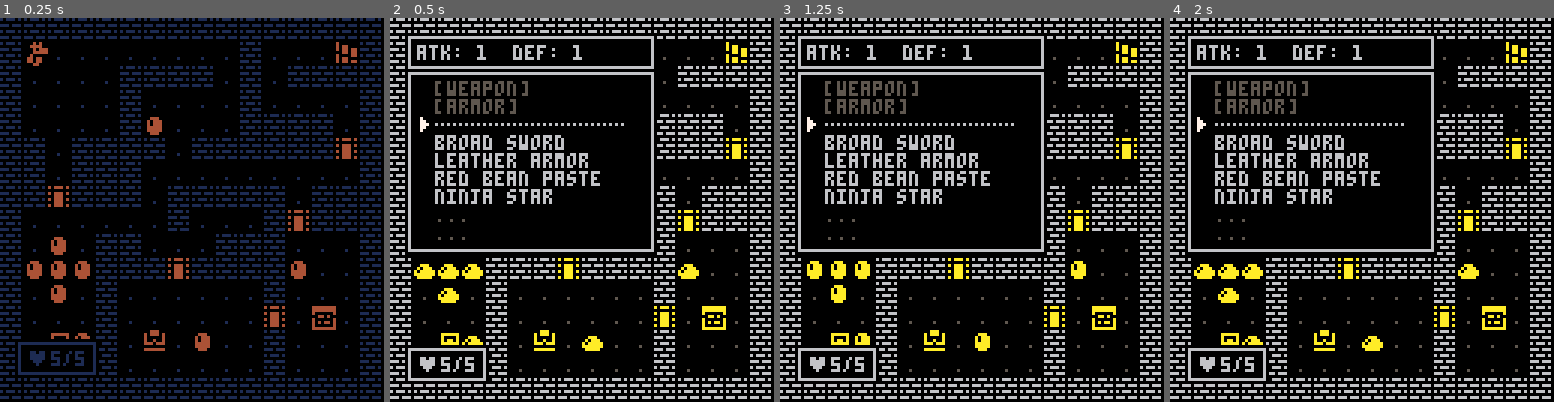
Above: before the commit, frames 1-4 (left to right).
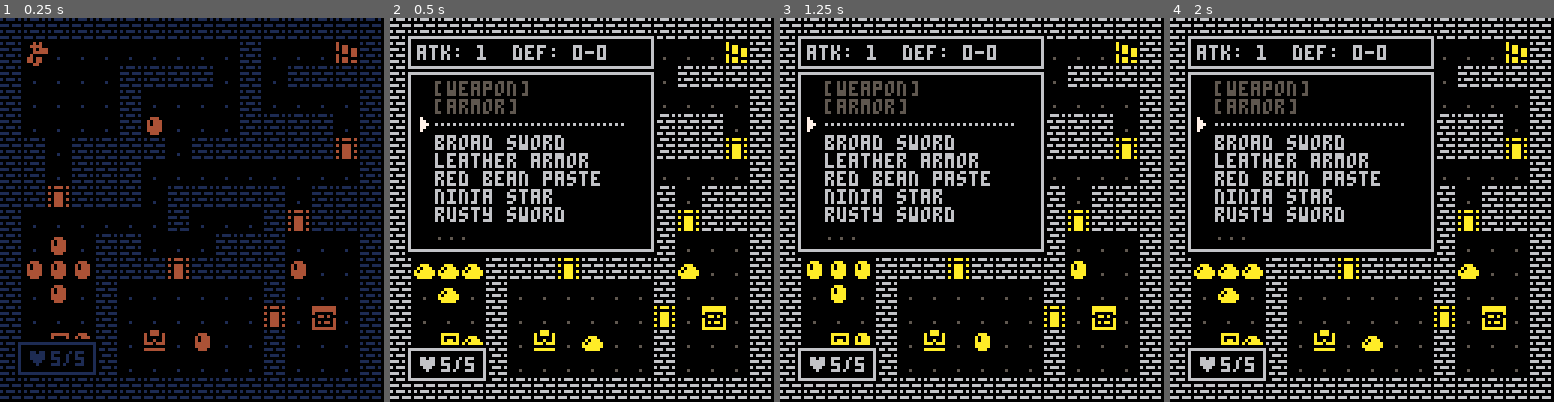
Above: after the commit, the same moments.

Repository: Qowface/pico8-carts
Game: PICO-8 cartridge roguelike.p8
Same seed, same stepped clock (60 frames per second), same inputs: the game is played once before the commit and once after it.
Inputs:
- Up to frame 1 (0.25 s): no input
- Up to frame 2 (0.5 s): tap X (X key) at 0.33 s
- Up to frame 3 (1.25 s): tap O (Z key) at 0.7 s; tap X (X key) at 1.07 s
- Up to frame 4 (2 s): hold Right from 1.6 s (still down); tap O (Z key) at 1.7 s; tap X (X key) at 1.85 s

Frame 1 is identical in both runs. In frame 2, 0.8% of the frame differs, in the area x 11-57%, y 7-54%; in frame 3, 0.8%; in frame 4, 0.8%.

Commit message:
Roguelike - Equipment.

Diff:
--- a/roguelike.p8
+++ b/roguelike.p8
@@ -16,8 +16,10 @@
 	mob_hp={5,2}
 	mob_los={4,4}
 
-	itm_name={"broad sword","leather armor","red bean paste","ninja star"}
-	itm_type={"wep","arm","fud","thr"}
+	itm_name={"broad sword","leather armor","red bean paste","ninja star","rusty sword"}
+	itm_type={"wep","arm","fud","thr","wep"}
+	itm_stat1={2,0,0,0,1}
+	itm_stat2={0,2,0,0,0}
 
 	debug={}
 	startgame()
@@ -68,6 +70,7 @@
  takeitem(2)
  takeitem(3)
  takeitem(4)
+ takeitem(5)
 
  wind={}
  float={}
@@ -115,6 +118,7 @@
 			showuse()
 		elseif curwind==usewind then
 			--use window confirm
+			triguse()
 		end
 	end
 end
@@ -414,6 +418,10 @@
 
 function hitmob(atkm,defm)
 	local dmg=atkm.atk
+
+	local def=defm.defmin+flr(rnd(defm.defmax-defm.defmin+1))
+	dmg-=min(def,dmg)
+
 	defm.hp-=dmg
 	defm.flash=10
 
@@ -516,6 +524,24 @@
 	until #cand==0
 end
 
+
+function updatestats()
+	local atk,dmin,dmax=1,0,0
+
+	if eqp[1] then
+		atk+=itm_stat1[eqp[1]]
+	end
+
+	if eqp[2] then
+		dmin+=itm_stat1[eqp[2]]
+		dmax+=itm_stat2[eqp[2]]
+	end
+
+	p_mob.atk=atk
+	p_mob.defmin=dmin
+	p_mob.defmax=dmax
+end
+
 -->8
 --ui
 
@@ -636,7 +662,7 @@
 	invwind.cur=3
 	invwind.col=col
 
-	statwind=addwind(5,5,84,13,{"atk: 1  def: 1"})
+	statwind=addwind(5,5,84,13,{"atk: "..p_mob.atk.."  def: "..p_mob.defmin.."-"..p_mob.defmax})
 
 	curwind=invwind
 end
@@ -646,7 +672,7 @@
 	if itm==nil then return end
 	local typ,txt=itm_type[itm],{}
 
-	if typ=="wep" or typ=="arm" then
+	if (typ=="wep" or typ=="arm") and invwind.cur>3 then
 	 add(txt,"equip")
 	end
 	if typ=="fud" then
@@ -660,6 +686,45 @@
 	usewind=addwind(84,invwind.cur*6+11,36,7+#txt*6,txt)
 	usewind.cur=1
 	curwind=usewind
+end
+
+function triguse()
+	local verb,i,after=usewind.txt[usewind.cur],invwind.cur,"back"
+	local itm=i<3 and eqp[i] or inv[i-3]
+
+	if verb=="trash" then
+		if i<3 then
+			eqp[i]=nil
+		else
+			inv[i-3]=nil
+		end
+	elseif verb=="equip" then
+		local slot=2
+		if itm_type[itm]=="wep" then
+			slot=1
+		end
+		inv[i-3]=eqp[slot]
+		eqp[slot]=itm
+	elseif verb=="eat" then
+		--
+	elseif verb=="throw" then
+		--
+	end
+
+	updatestats()
+
+	if after=="back" then
+		usewind.dur=0
+		del(wind,invwind)
+		del(wind,statwind)
+		showinv()
+		invwind.cur=i
+	elseif after=="game" then
+		usewind.dur=0
+		invwind.dur=0
+		statwind.dur=0
+		_upd=update_game
+	end
 end
 
 -->8
@@ -677,6 +742,8 @@
 		hp=mob_hp[typ],
 		hpmax=mob_hp[typ],
 		atk=mob_atk[typ],
+		defmin=0,
+		defmax=0,
 		los=mob_los[typ],
 		task=ai_wait
 	}
